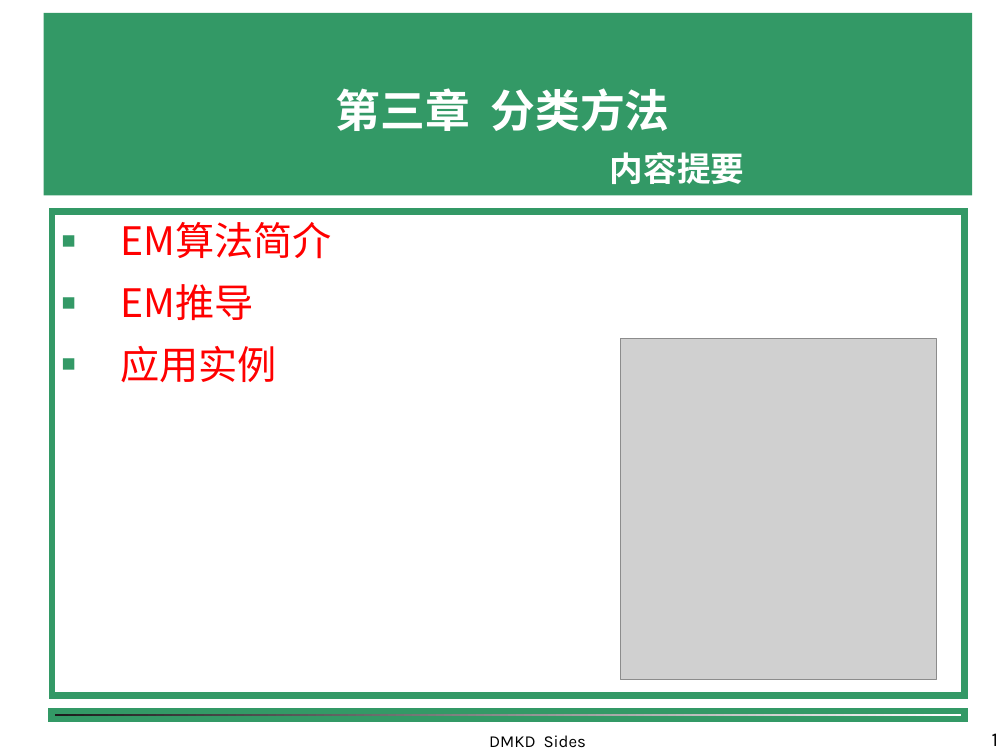
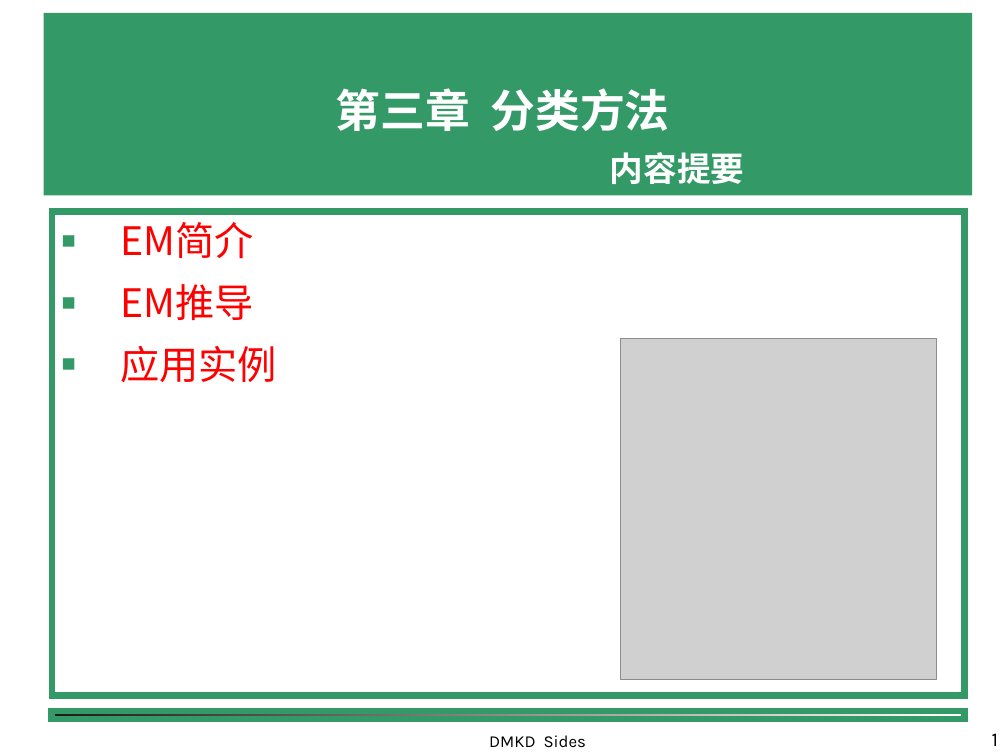
Before and after one commit to shfkuang/shfkuang.github.io, a slide deck: slide 1 of dm/ch4.5.ppt. Drawn at 1008x756 pixels with LibreOffice and Linux fonts; fonts in the diff are those of the drawing; grey boxes stand for pictures; background and template pictures are left out. Boxes give left, top, right and bottom in pixels: in the first picture for what was removed or moved away, otherwise in the second. Text is boxed around its words. In the diff, an @@ line names an element or a change of style, - is before the commit and + after.

```diff
--- a/dm/ch4.5.ppt
+++ b/dm/ch4.5.ppt
@@ text in rectangle at <box>121,222,254,259</box>: text changed @@
-■ EM算法简介
+■ EM简介
```
Also in this commit, not shown: 3 other slides changed, 2 other files.
